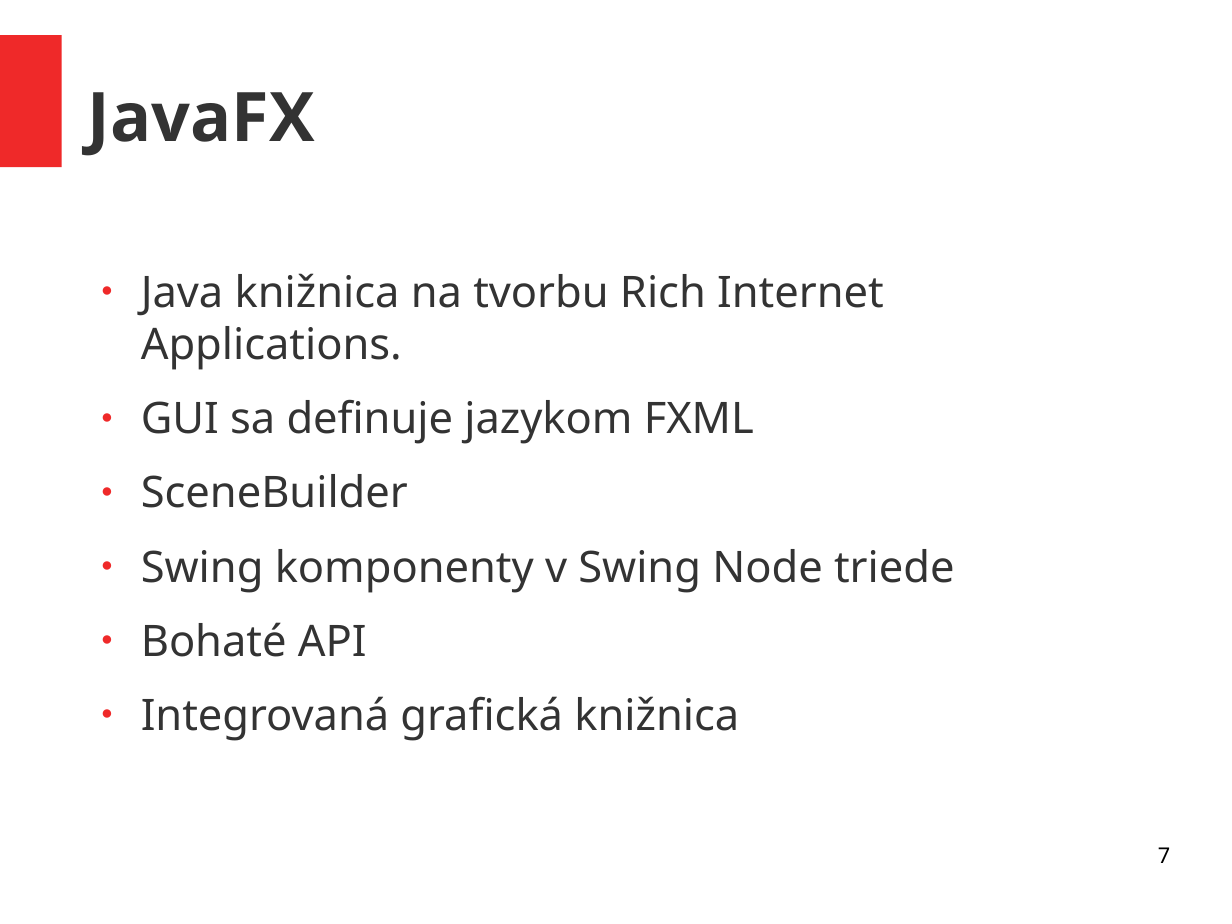
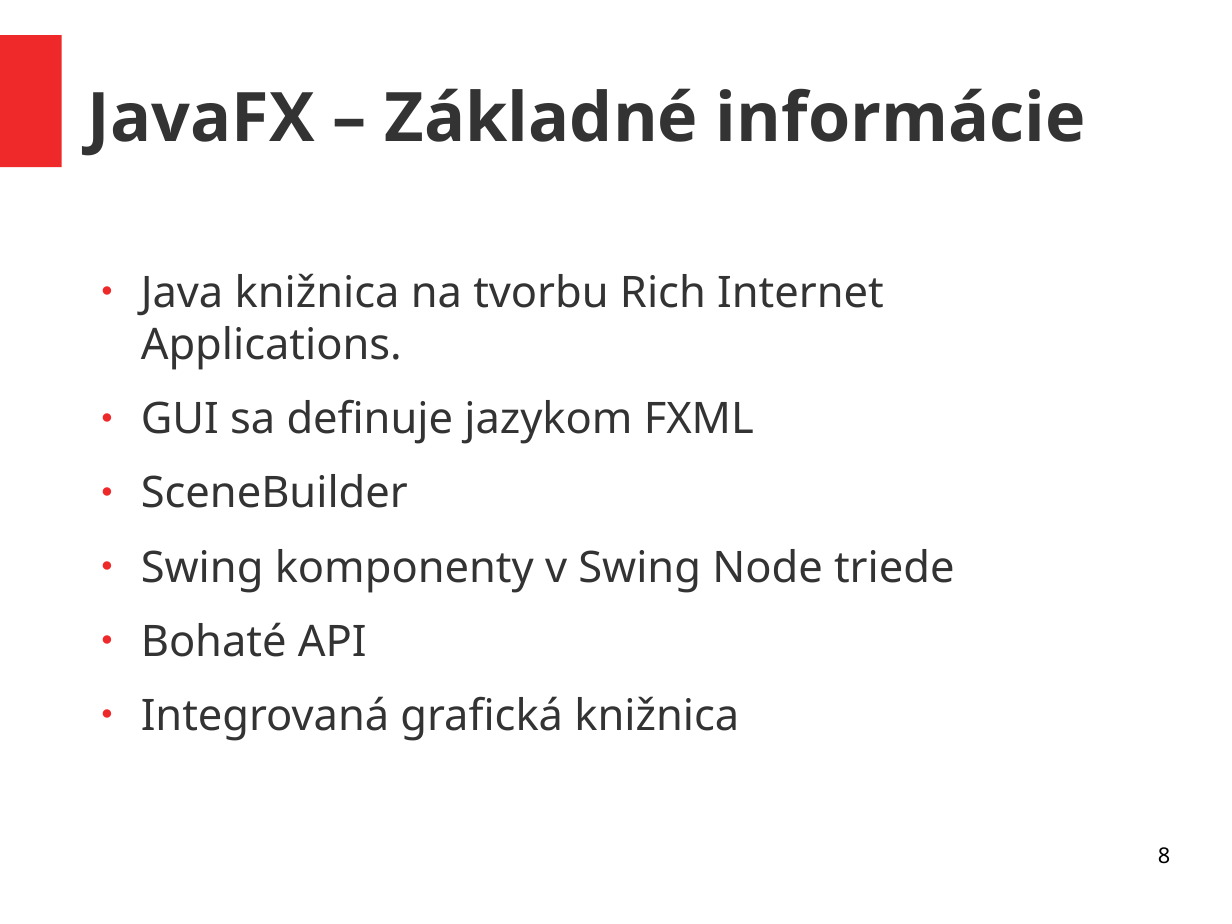
Before and after one commit to ukf-michalkohutek/prezentacia, a slide deck: slide 8 of seminar2.odp (slide 7 before the commit). Drawn at 1232x924 pixels with LibreOffice and Linux fonts; fonts in the diff are those of the drawing. Boxes give left, top, right and bottom in pixels: in the first picture for what was removed or moved away, otherwise in the second. Text is boxed around its words. In the diff, an @@ line names an element or a change of style, - is before the commit and + after.

```diff
--- a/seminar2.odp
+++ b/seminar2.odp
@@ title at (88,88,1086,156): text changed @@
-JavaFX
+JavaFX – Základné informácie
@@ page number at (1158,847,1170,864): text changed @@
-7
+8
```
Also in this commit, not shown: 18 slides added, 1 other file.
